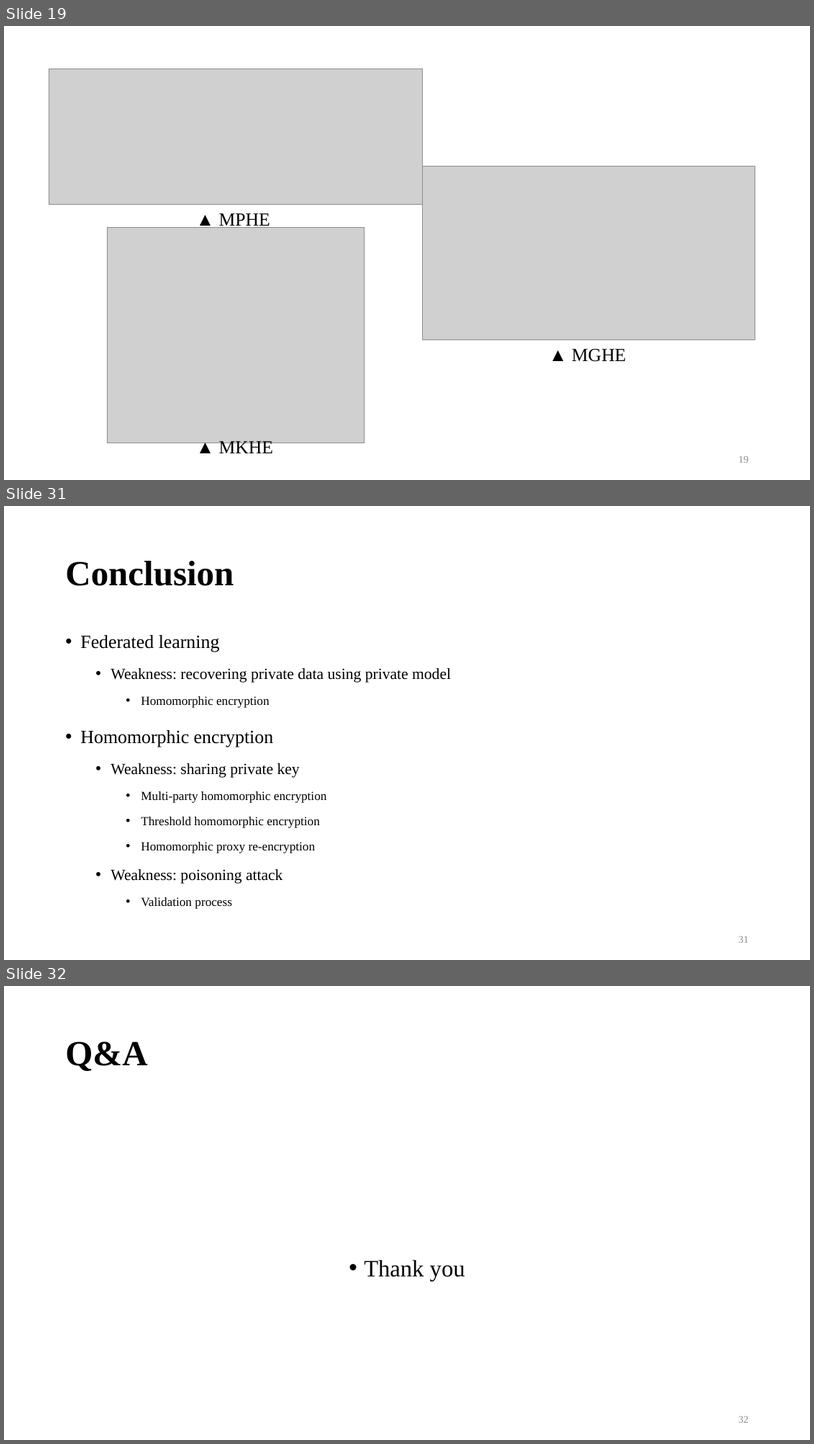
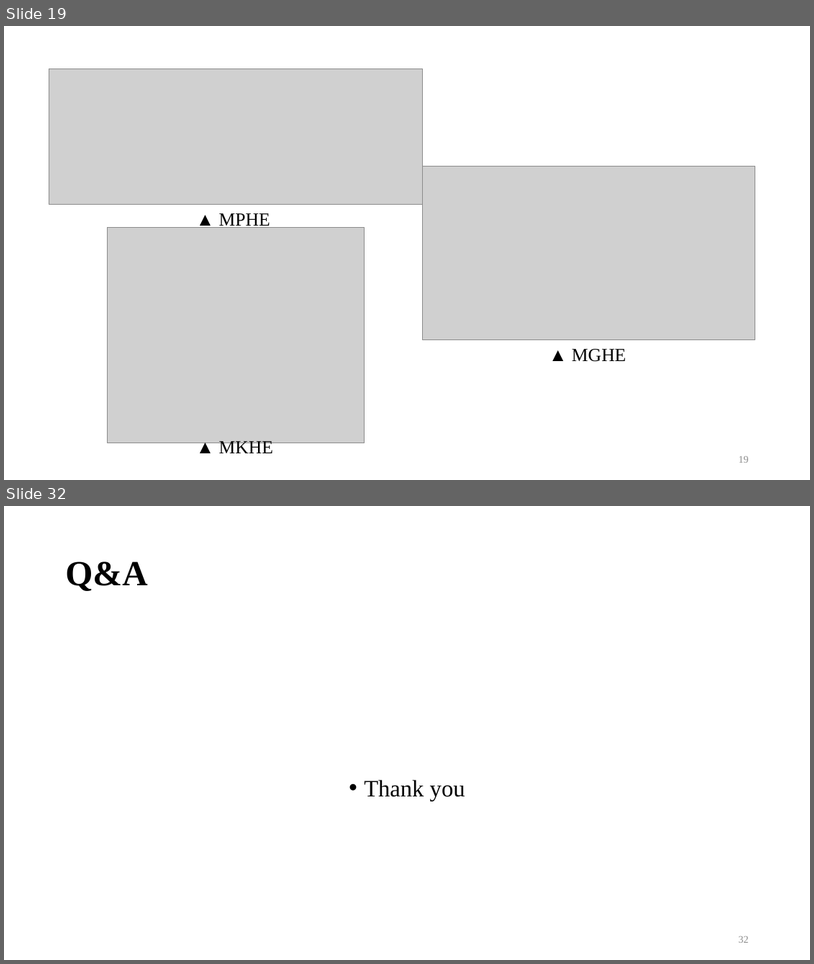
Before and after one commit to bernie6401/NTU_CNS, a slide deck: Final Project/Final Project.pptx. Shown one above the other, each under a label of ours: slides 19, 31 and 32 before the commit, slides 19 and 32 after it; the slides between them are not shown. The pictures are 814x1444 and 814x964 pixels, drawn with LibreOffice and Linux fonts; fonts in the diff are those of the drawing; grey boxes stand for pictures; background and template pictures are left out. Boxes give left, top, right and bottom in pixels: in the first picture for what was removed or moved away, otherwise in the second. Text is boxed around its words. In the diff, an @@ line names an element or a change of style, - is before the commit and + after.

```diff
--- a/Final Project/Final Project.pptx
+++ b/Final Project/Final Project.pptx
@@ slide 31 removed at [4,506,810,960], background #FFFFFF @@
@@ title removed at [65,561,234,586] @@
-Conclusion
@@ text removed at [80,635,451,908] @@
-• Federated learning
-  • Weakness: recovering private data using private model
-    • Homomorphic encryption
-• Homomorphic encryption
-  • Weakness: sharing private key
-    • Multi-party homomorphic encryption
-    • Threshold homomorphic encryption
-    • Homomorphic proxy re-encryption
-  • Weakness: poisoning attack
-    • Validation process
@@ page number removed at [739,936,749,942] @@
-31
```
Also in this commit, not shown: 9 slides changed, 6 slides added, 5 other slides removed, 1 other file.
